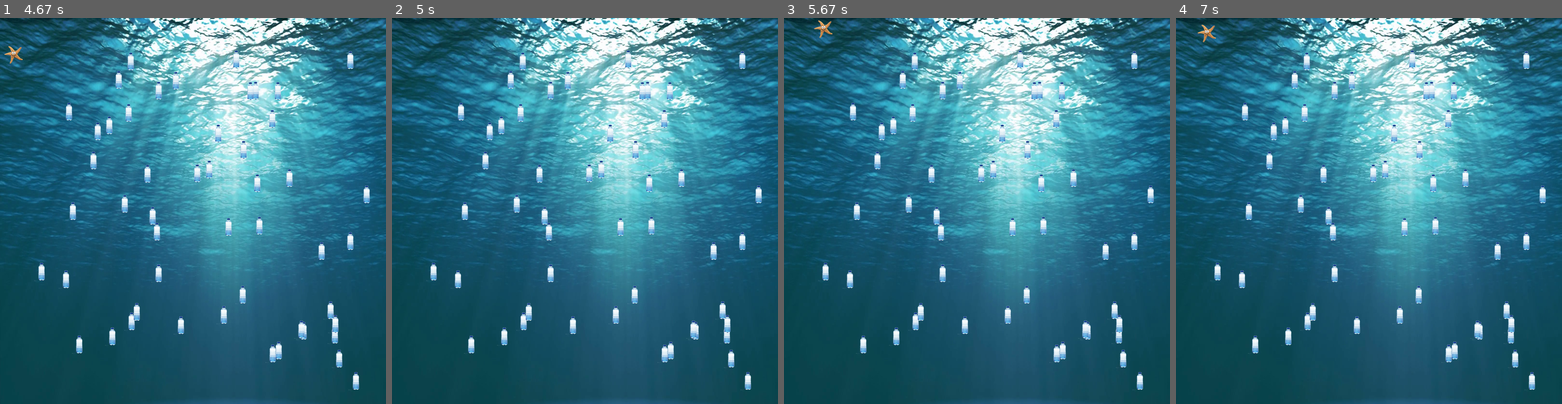
Above: before the commit, frames 1-4 (left to right).
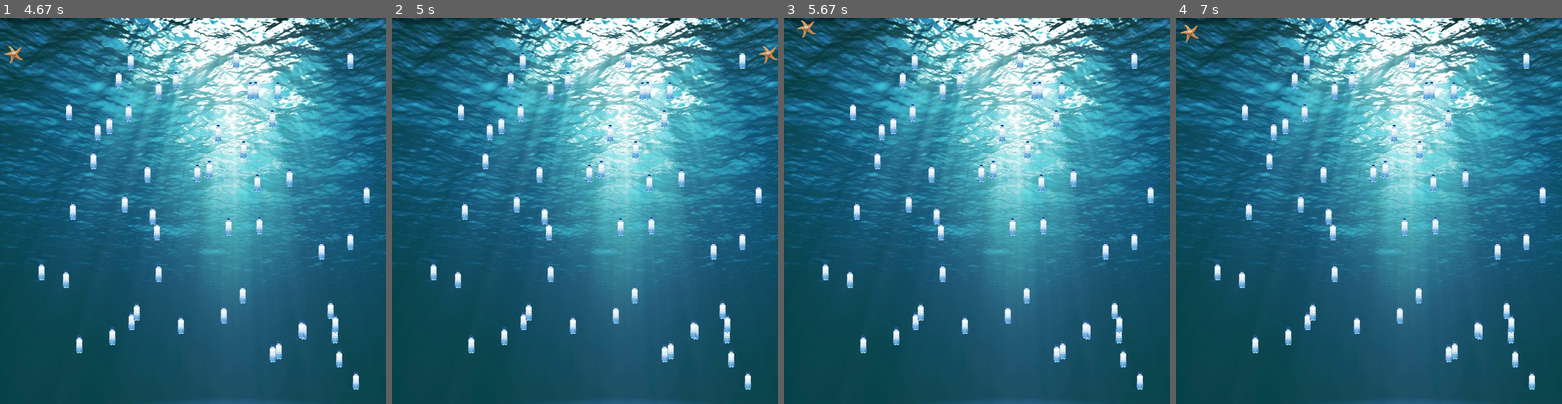
Above: after the commit, the same moments.

Repository: Rosebotics/catapult2019
Game: pygame game, started from projects/Annelise_Niharika_Owen/EEL_freemoving.py
The game is run twice, just before and just after one commit, with the same random seed, the same clock (stepped at 60 frames per second) and the same inputs.
Inputs:
- Up to frame 1 (4.67 s): hold Right 0.33-0.8 s; hold Up 0.83-1.13 s; hold Right 1.17-1.63 s; hold Left 1.67-2.2 s; hold Down 2.23-2.53 s; hold Left 2.57-2.97 s; hold Up 3-3.37 s; hold Down 4.07-4.43 s; hold Left from 4.47 s (still down)
- Up to frame 2 (5 s): release Left at 4.93 s; hold Right from 4.97 s (still down)
- Up to frame 3 (5.67 s): release Right at 5.43 s; hold Up from 5.47 s (still down)
- Up to frame 4 (7 s): release Up at 5.77 s; hold Right 5.8-6.27 s; hold Left 6.3-6.83 s; hold Down from 6.87 s (still down)

Frame 1 is identical in both runs. In frame 2, less than 0.1% of the frame differs, in the area x 95-100%, y 7-12%; in frame 3, 0.2%; in frame 4, 0.2%, in the area x 1-11%, y 1-7%.

Commit message:
finished space invaders

Diff:
--- a/projects/Annelise_Niharika_Owen/EEL_freemoving.py
+++ b/projects/Annelise_Niharika_Owen/EEL_freemoving.py
@@ -24,6 +24,18 @@
     def draw(self):
         self.screen.blit(self.image, (self.x, self.y))
 
+    def move(self):
+        if self.x > 900:
+            self.x = -50
+        elif self.x < -60:
+            self.x = 850
+
+        if self.y > 900:
+            self.y = -50
+        elif self.y < -60:
+            self.y = 850
+
+
 class Eel:
     def __init__(self, screen, x, y, ):
         self.screen = screen
@@ -40,9 +52,9 @@
         self.x = x
         self.y = y
         self.image = pygame.image.load('pearl.png')
-        self.rect = self.image.get_rect()
-        self.rect[0] = self.x
-        self.rect[1] = self.y
+        # self.rect = self.image.get_rect()
+        # self.rect[0] = self.x
+        # self.rect[1] = self.y
 
 
     def draw(self):
@@ -69,13 +81,10 @@
         pearl = Pearl(screen, random.randint(60, 850), random.randint(60, 850))
         # pearls.append(pearl)
 
-
     waterbottles = []
     for x in range(50):
         waterbottle = WaterBottle(screen, random.randint(60, 850), random.randint(60, 850))
         waterbottles.append(waterbottle)
-
-    # .collidepoint
 
     while True:
         for event in pygame.event.get():
@@ -103,15 +112,11 @@
             waterbottle.draw()
         for pearl in pearls:
             pearl.draw()
+        starfish.move()
         starfish.draw()
 
         if is_game_over:
             screen.blit(gameover_image2, (0, 0))
-        # for waterbottle in waterbottles:
-        #     if waterbottle.hit_by(starfish):
-        #         starfish.dead = True
-        #         is_game_over = True
-        #     # TODO: Define dead
 
         pygame.display.update()
         clock.tick(60)
